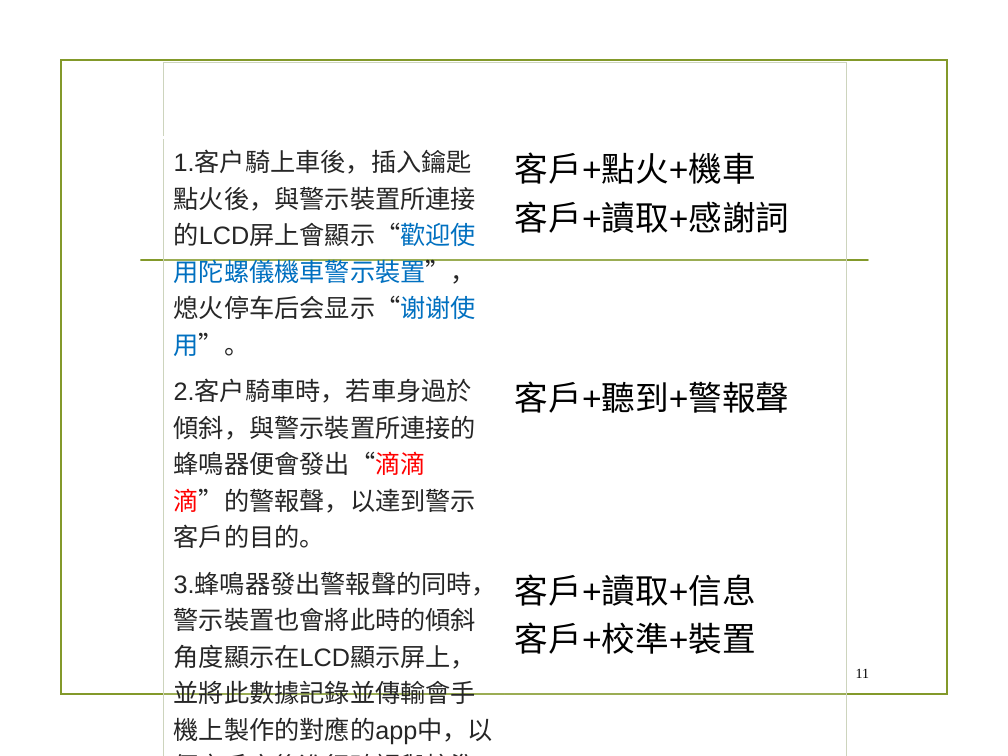
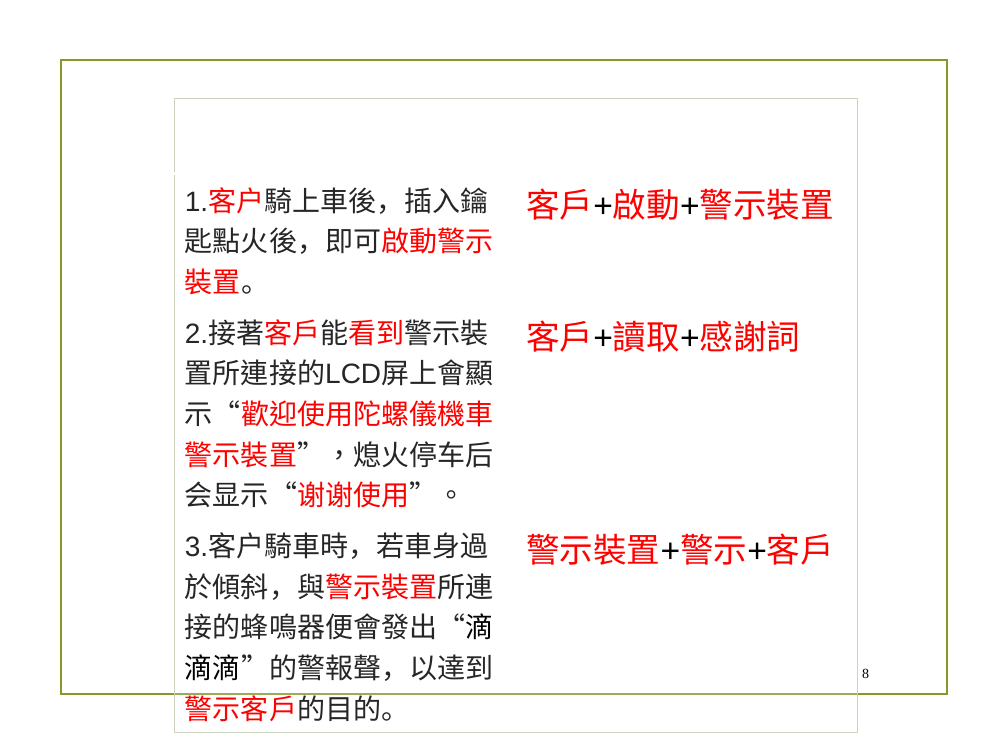
Before and after one commit to chandlerkuo/sharepee, a slide deck: slide 8 of 陀螺儀機車警示裝置.pptx (slide 11 before the commit). Drawn at 1008x756 pixels with LibreOffice and Linux fonts; fonts in the diff are those of the drawing; background and template pictures are left out. Boxes give left, top, right and bottom in pixels: in the first picture for what was removed or moved away, otherwise in the second. Text is boxed around its words. In the diff, an @@ line names an element or a change of style, - is before the commit and + after.

Commit message:
Update 陀螺儀機車警示裝置.pptx
对上次的ppt进行修改及重新排版

```diff
--- a/陀螺儀機車警示裝置.pptx
+++ b/陀螺儀機車警示裝置.pptx
@@ table at (174,99,858,726) @@
-row 2, column 1: 1.客户騎上車後，插入鑰匙點火後，與警示裝置所連接的LCD屏上會顯示“歡迎使用陀螺儀機車警示裝置”，熄火停车后会显示“谢谢使用”。
+row 2, column 1: 1.客户騎上車後，插入鑰匙點火後，即可啟動警示裝置。
-row 2, column 2: 客戶+點火+機車 / 客戶+讀取+感謝詞
+row 2, column 2: 客戶+啟動+警示裝置
-row 3, column 1: 2.客户騎車時，若車身過於傾斜，與警示裝置所連接的蜂鳴器便會發出“滴滴滴”的警報聲，以達到警示客戶的目的。
+row 3, column 1: 2.接著客戶能看到警示裝置所連接的LCD屏上會顯示“歡迎使用陀螺儀機車警示裝置”，熄火停车后会显示“谢谢使用”。
-row 3, column 2: 客戶+聽到+警報聲
+row 3, column 2: 客戶+讀取+感謝詞
-row 4, column 1: 3.蜂鳴器發出警報聲的同時，警示裝置也會將此時的傾斜角度顯示在LCD顯示屏上，並將此數據記錄並傳輸會手機上製作的對應的app中，以便客戶之後進行確認與校準。
+row 4, column 1: 3.客户騎車時，若車身過於傾斜，與警示裝置所連接的蜂鳴器便會發出“滴滴滴”的警報聲，以達到警示客戶的目的。
-row 4, column 2: 客戶+讀取+信息 / 客戶+校準+裝置
+row 4, column 2: 警示裝置+警示+客戶
@@ table: place and size @@
-table at (163,62,847,749)
+table at (174,99,858,726)
@@ line removed from (141, 260) to (868, 260) @@
@@ page number at (862,668,869,678): text changed @@
-11
+8
```
Also in this commit, not shown: 9 other slides changed, 1 slide added, 2 slides removed.
